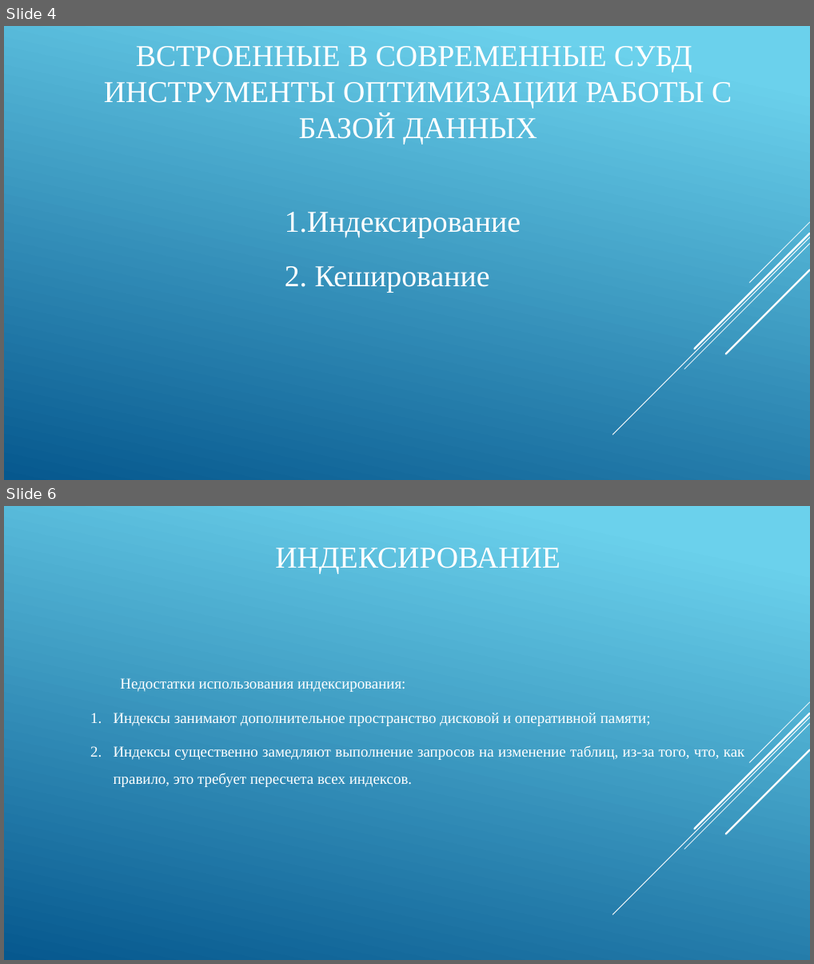
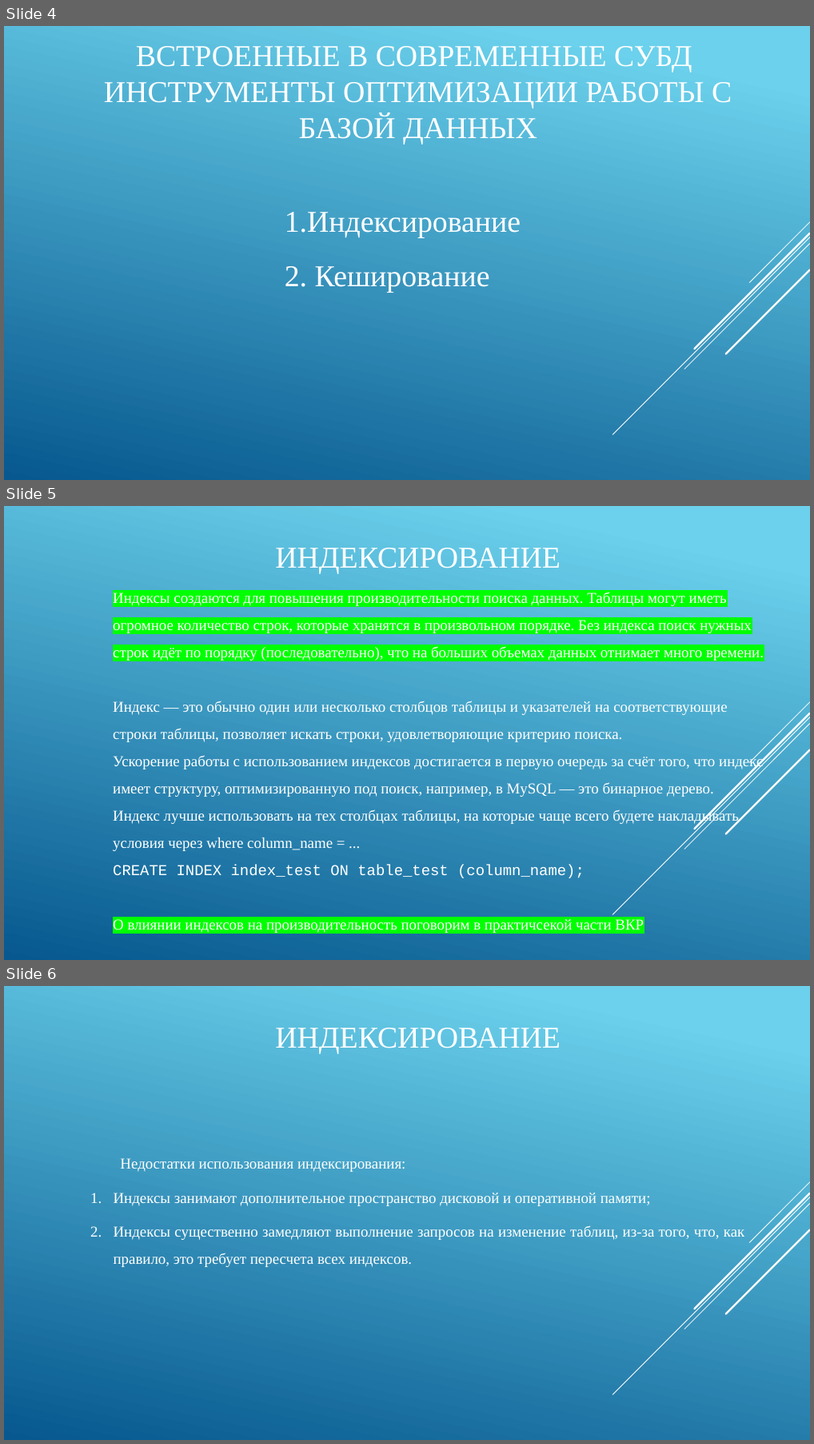
Before and after one commit to IgorTyutyunov/-, a slide deck: ВКР_5.pptx. Shown one above the other, each under a label of ours: slides 4 and 6 before the commit, slides 4, 5 and 6 after it; the slides between them are not shown. The pictures are 814x964 and 814x1444 pixels, drawn with LibreOffice and Linux fonts; fonts in the diff are those of the drawing. Boxes give left, top, right and bottom in pixels: in the first picture for what was removed or moved away, otherwise in the second. Text is boxed around its words. In the diff, an @@ line names an element or a change of style, - is before the commit and + after.

Commit message:
Закончил с индексацией и кешированием в презе

```diff
--- a/ВКР_5.pptx
+++ b/ВКР_5.pptx
@@ slide 5 added at [4,506,810,960], background gradient #6ED2EB to #06588E; not listed: 5 template elements that a slide beside it also shows @@
@@ title added at [275,548,561,574], 36 pt, text #FFFFFF @@
+ИНДЕКСИРОВАНИЕ
@@ text added at [113,592,764,932], 18 pt, text #FFFFFF @@
+Индексы создаются для повышения производительности поиска данных. Таблицы могут иметь огромное количество строк, которые хранятся в произвольном порядке. Без индекса поиск нужных строк идёт по порядку (последовательно), что на больших объемах данных отнимает много времени.
+Индекс — это обычно один или несколько столбцов таблицы и указателей на соответствующие строки таблицы, позволяет искать строки, удовлетворяющие критерию поиска.
+Ускорение работы с использованием индексов достигается в первую очередь за счёт того, что индекс имеет структуру, оптимизированную под поиск, например, в MySQL — это бинарное дерево.
+Индекс лучше использовать на тех столбцах таблицы, на которые чаще всего будете накладывать условия через where column_name = ...
+CREATE INDEX index_test ON table_test (column_name);
+О влиянии индексов на производительность поговорим в практичсекой части ВКР
```
Also in this commit, not shown: 2 slides changed, 1 slide removed.
